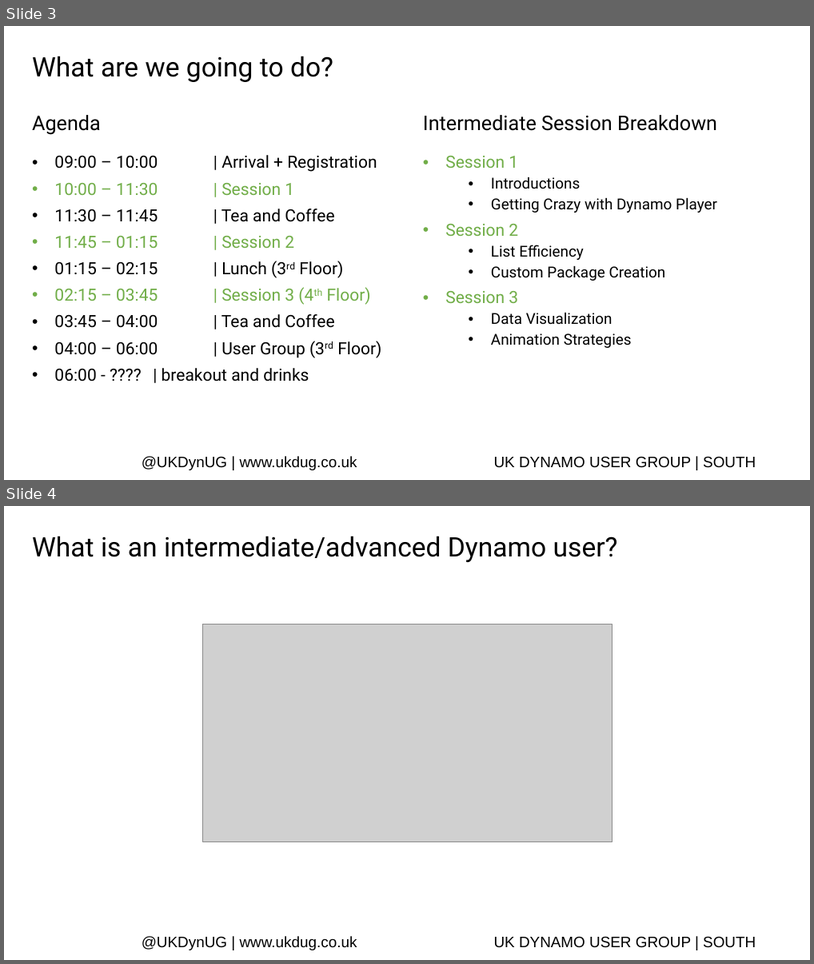
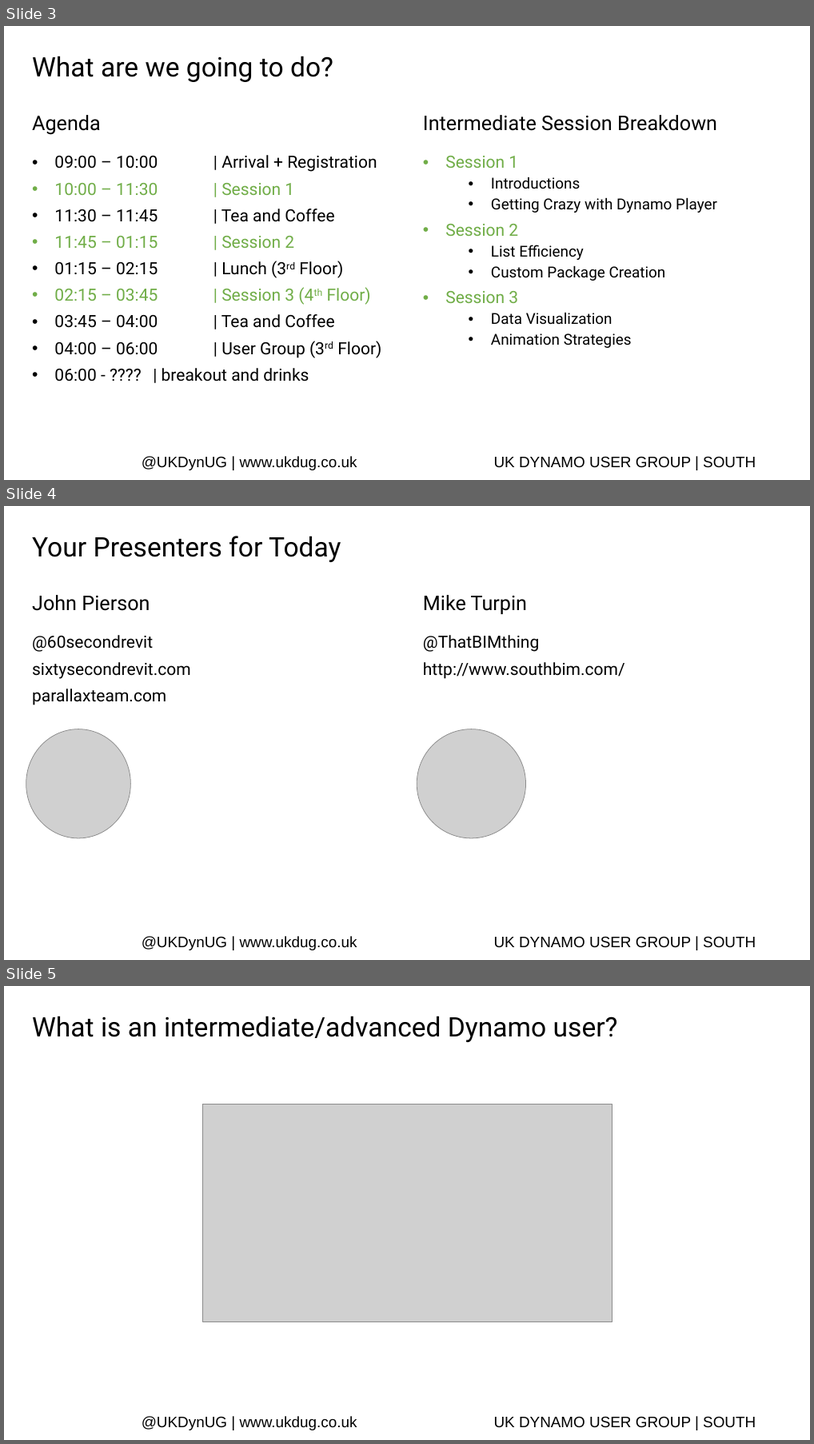
Before and after one commit to johnpierson/AU-Dynamo-Workshops, a slide deck: AU2018-London-Intermediate-Dynamo-Workshop/UKDUG-IntermediateDynamoWorkshop.pptx. Shown one above the other, each under a label of ours: slides 3 and 4 before the commit, slides 3, 4 and 5 after it. The pictures are 814x964 and 814x1444 pixels, drawn with LibreOffice and Linux fonts; fonts in the diff are those of the drawing; grey boxes stand for pictures; background and template pictures are left out. Boxes give left, top, right and bottom in pixels: in the first picture for what was removed or moved away, otherwise in the second. Text is boxed around its words. In the diff, an @@ line names an element or a change of style, - is before the commit and + after.

```diff
--- a/AU2018-London-Intermediate-Dynamo-Workshop/UKDUG-IntermediateDynamoWorkshop.pptx
+++ b/AU2018-London-Intermediate-Dynamo-Workshop/UKDUG-IntermediateDynamoWorkshop.pptx
@@ slide 4 added at box(4, 506, 810, 960), background #FFFFFF; not listed: 2 template elements that a slide beside it also shows @@
@@ title added at box(32, 536, 341, 562), 32 pt, text #000000 @@
+Your Presenters for Today
@@ text added at box(32, 595, 150, 611), 24 pt, text #000000 @@
+John Pierson
@@ text added at box(423, 595, 527, 614), 24 pt, text #000000 @@
+Mike Turpin
@@ text added at box(32, 635, 191, 705), 20 pt, text #000000 @@
+@60secondrevit
+sixtysecondrevit.com
+parallaxteam.com
@@ text added at box(423, 635, 626, 679), 20 pt, text #000000 @@
+@ThatBIMthing
+http://www.southbim.com/
@@ picture added at box(26, 729, 131, 838) @@
@@ picture added at box(417, 729, 526, 838) @@
@@ what was slide 4 is now slide 5 @@
```
Also in this commit, not shown: 1 other slide added, 1 slide removed, 24 other files.
